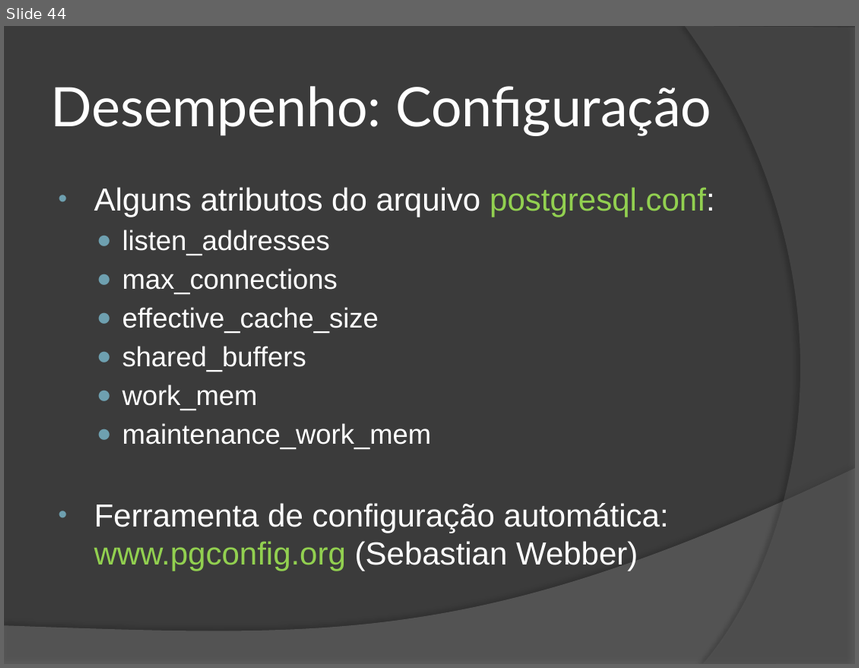
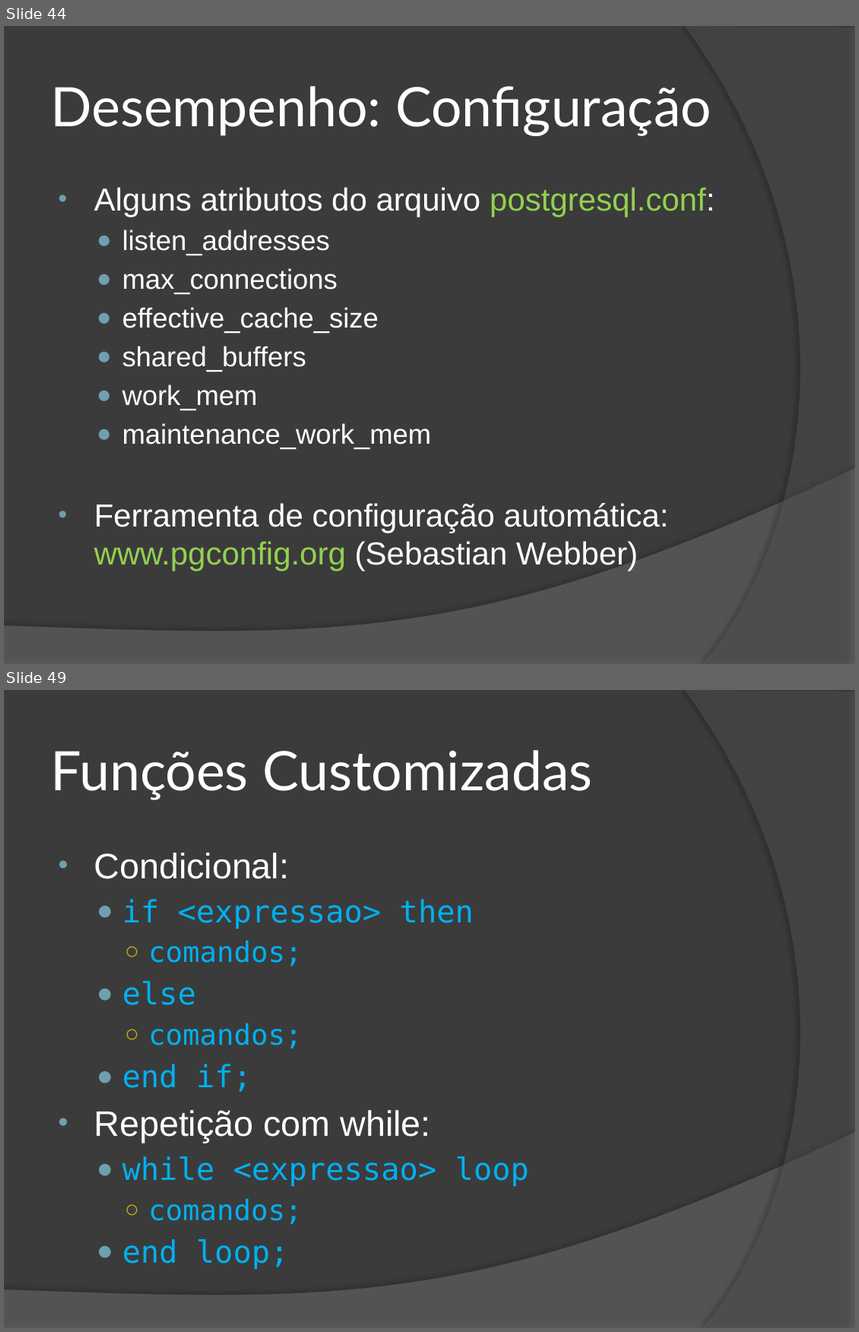
Before and after one commit to wind39/wind39.github.io, a slide deck: curso/modulo3capitulo5.pptx. Shown one above the other, each under a label of ours: slide 44 before the commit, slides 44 and 49 after it; the slides between them are not shown. The pictures are 859x668 and 859x1332 pixels, drawn with LibreOffice and Linux fonts; fonts in the diff are those of the drawing. Boxes give left, top, right and bottom in pixels: in the first picture for what was removed or moved away, otherwise in the second. Text is boxed around its words. In the diff, an @@ line names an element or a change of style, - is before the commit and + after.

```diff
--- a/curso/modulo3capitulo5.pptx
+++ b/curso/modulo3capitulo5.pptx
@@ slide 49 added at [4, 690, 855, 1328], background #3B3B3B; not listed: 2 template elements that a slide beside it also shows @@
@@ title added at [51, 750, 593, 800], 46 pt, text #FFFFFF @@
+Funções Customizadas
@@ text added at [94, 853, 529, 1270], 26 pt, text #00B0F0 @@
+• Condicional:
+  ● if <expressao> then
+    ○ comandos;
+  ● else
+    ○ comandos;
+  ● end if;
+• Repetição com while:
+  ● while <expressao> loop
+    ○ comandos;
+  ● end loop;
```
Also in this commit, not shown: 2 slides changed, 7 other slides added, 2 other files.
